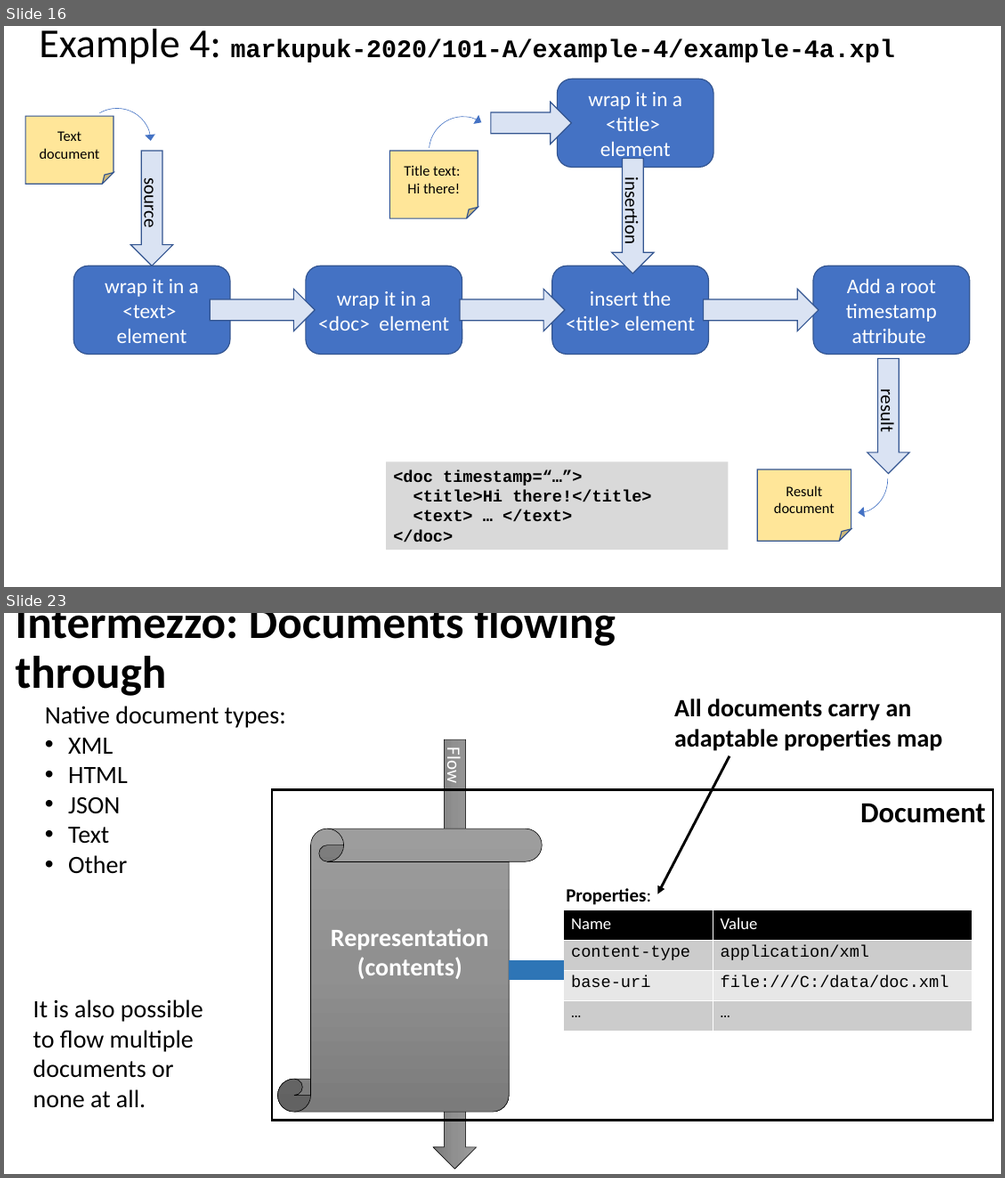
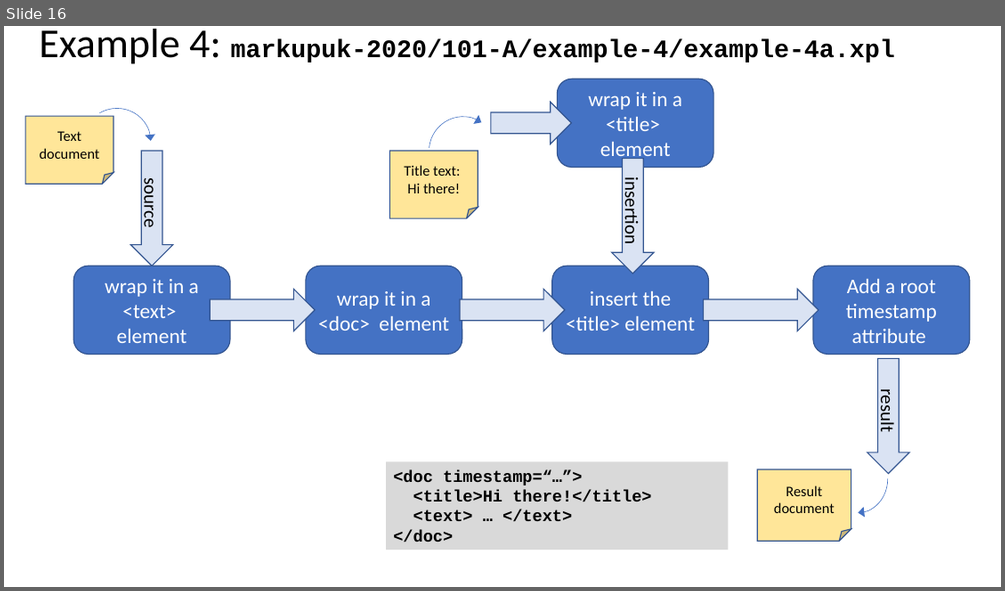
Before and after one commit to xatapult/markupuk-2020, a slide deck: 101-A/presentation/markupuk-2020-101-A.pptx. Shown one above the other, each under a label of ours: slides 16 and 23 before the commit, slide 16 after it; the slides between them are not shown. The pictures are 1005x1178 and 1005x591 pixels, drawn with LibreOffice and Linux fonts; fonts in the diff are those of the drawing; background and template pictures are left out. Boxes give left, top, right and bottom in pixels: in the first picture for what was removed or moved away, otherwise in the second. Text is boxed around its words. In the diff, an @@ line names an element or a change of style, - is before the commit and + after.

```diff
--- a/101-A/presentation/markupuk-2020-101-A.pptx
+++ b/101-A/presentation/markupuk-2020-101-A.pptx
@@ slide 23 removed at box(4, 613, 1001, 1174), background #FFFFFF @@
@@ title removed at box(16, 613, 615, 696) @@
-Intermezzo: Documents flowing through
@@ text removed at box(45, 706, 286, 874) @@
-Native document types:
-• XML
-• HTML
-• JSON
-• Text
-• Other
@@ text removed at box(674, 698, 943, 751) @@
-All documents carry an adaptable properties map
@@ right arrow removed at box(433, 739, 477, 1168) @@
-Flow
@@ arrow removed from (729, 755) to (657, 894) @@
@@ rectangle removed at box(272, 789, 994, 1120) @@
-Document
@@ vertical scroll removed at box(278, 828, 542, 1111) @@
-Representation
-(contents)
@@ text removed at box(566, 888, 651, 905) @@
-Properties:
@@ table removed at box(564, 909, 972, 1030), 4 rows, 2 columns @@
-Name | Value
-content-type | application/xml
-base-uri | file:///C:/data/doc.xml
-… | …
@@ line removed from (509, 971) to (564, 971) @@
@@ text removed at box(33, 999, 203, 1108) @@
-It is also possible to flow multiple documents or none at all.
```
Also in this commit, not shown: 2 slides changed, 1 slide added, 15 other slides removed, 3 other files.
